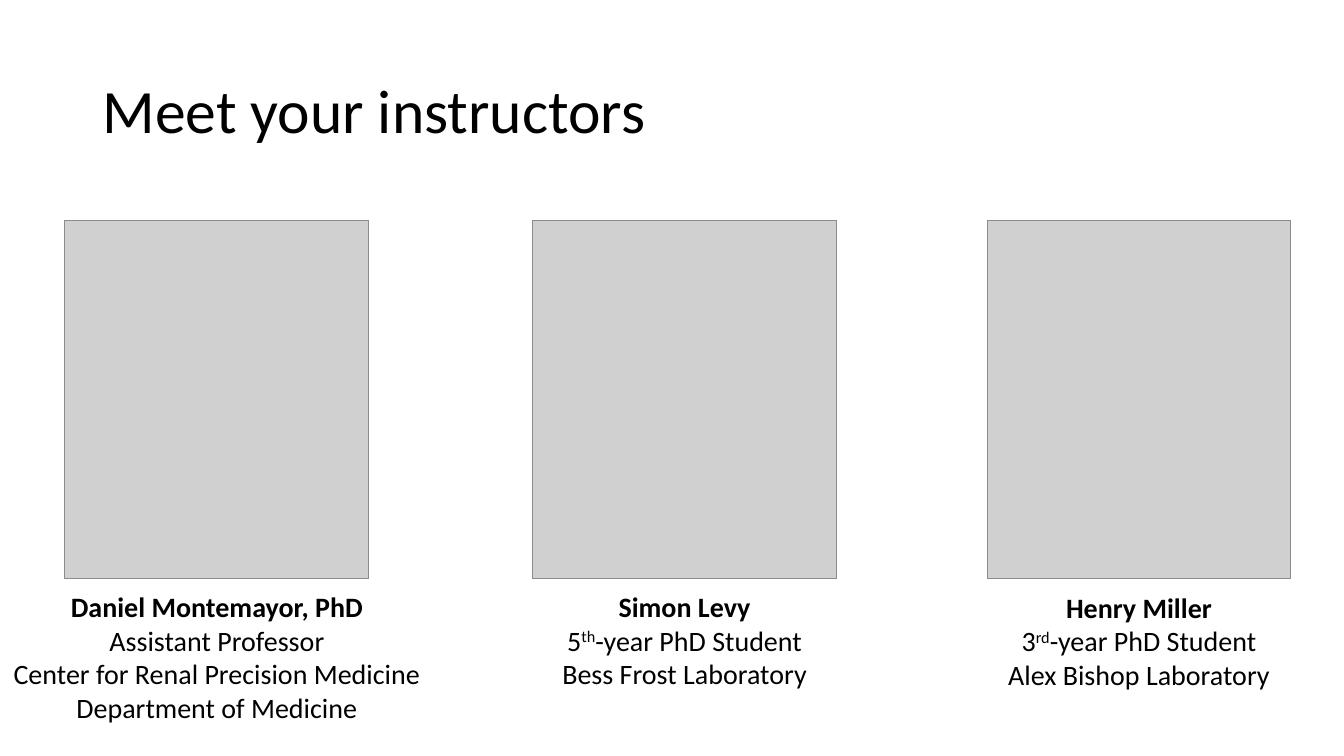
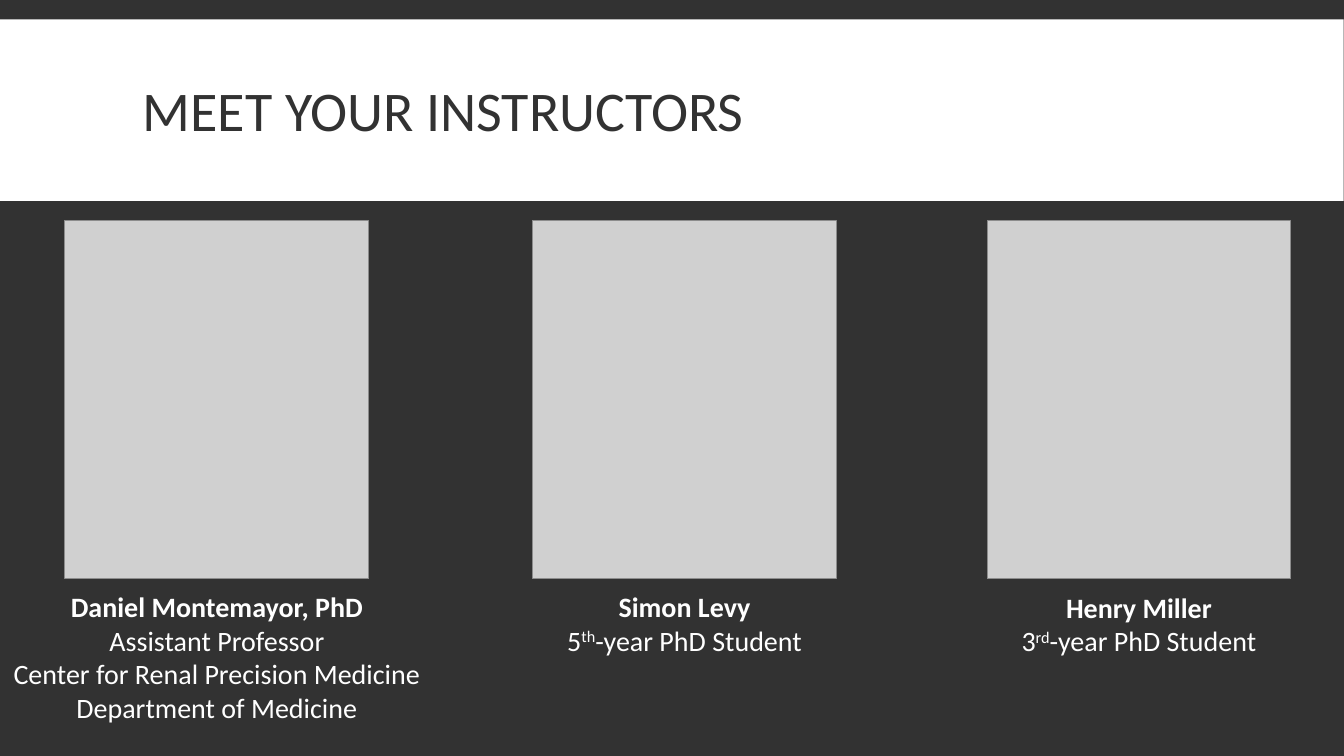
Before and after one commit to bigbioinformatics/Biomedical-ML-with-Python, a slide deck: slide 41 of Module_1/Module 1.pptx (slide 28 before the commit). Drawn at 1344x756 pixels with LibreOffice and Linux fonts; fonts in the diff are those of the drawing; grey boxes stand for pictures; background and template pictures are left out. Boxes give left, top, right and bottom in pixels: in the first picture for what was removed or moved away, otherwise in the second. Text is boxed around its words. In the diff, an @@ line names an element or a change of style, - is before the commit and + after.

```diff
--- a/Module_1/Module 1.pptx
+++ b/Module_1/Module 1.pptx
@@ background #FFFFFF to #323232 @@
@@ rectangle added at bbox=[0, 19, 1344, 201], fill #FFFFFF @@
@@ title at bbox=[143, 94, 743, 132]: text changed; size 44 to 40 pt; text colour #000000 to #323232 @@
-Meet your instructors
+MEET YOUR INSTRUCTORS
@@ text colour #000000 to #FFFFFF in 3 elements at bbox=[14, 597, 420, 723], bbox=[595, 597, 801, 656], bbox=[1050, 598, 1256, 656] @@
@@ text "Henry Miller": place and size @@
-text "Henry Miller" at bbox=[1008, 598, 1270, 690]
+text "Henry Miller" at bbox=[1050, 598, 1256, 656]
@@ text at bbox=[562, 664, 807, 689]: paragraph removed @@
-Bess Frost Laboratory
@@ text at bbox=[1008, 665, 1270, 690]: paragraph removed @@
-Alex Bishop Laboratory
```
Also in this commit, not shown: 54 other slides changed, 28 slides added, 18 slides removed.
